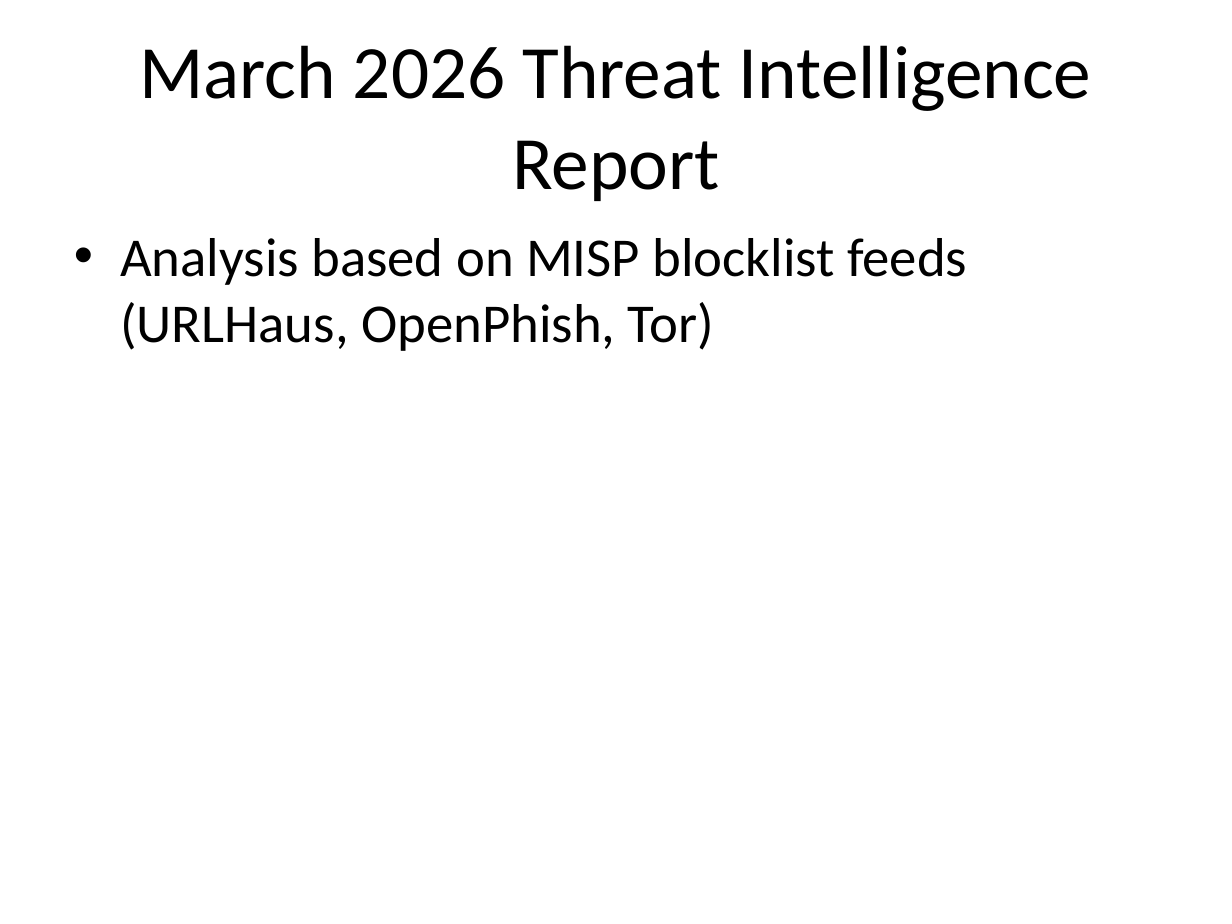
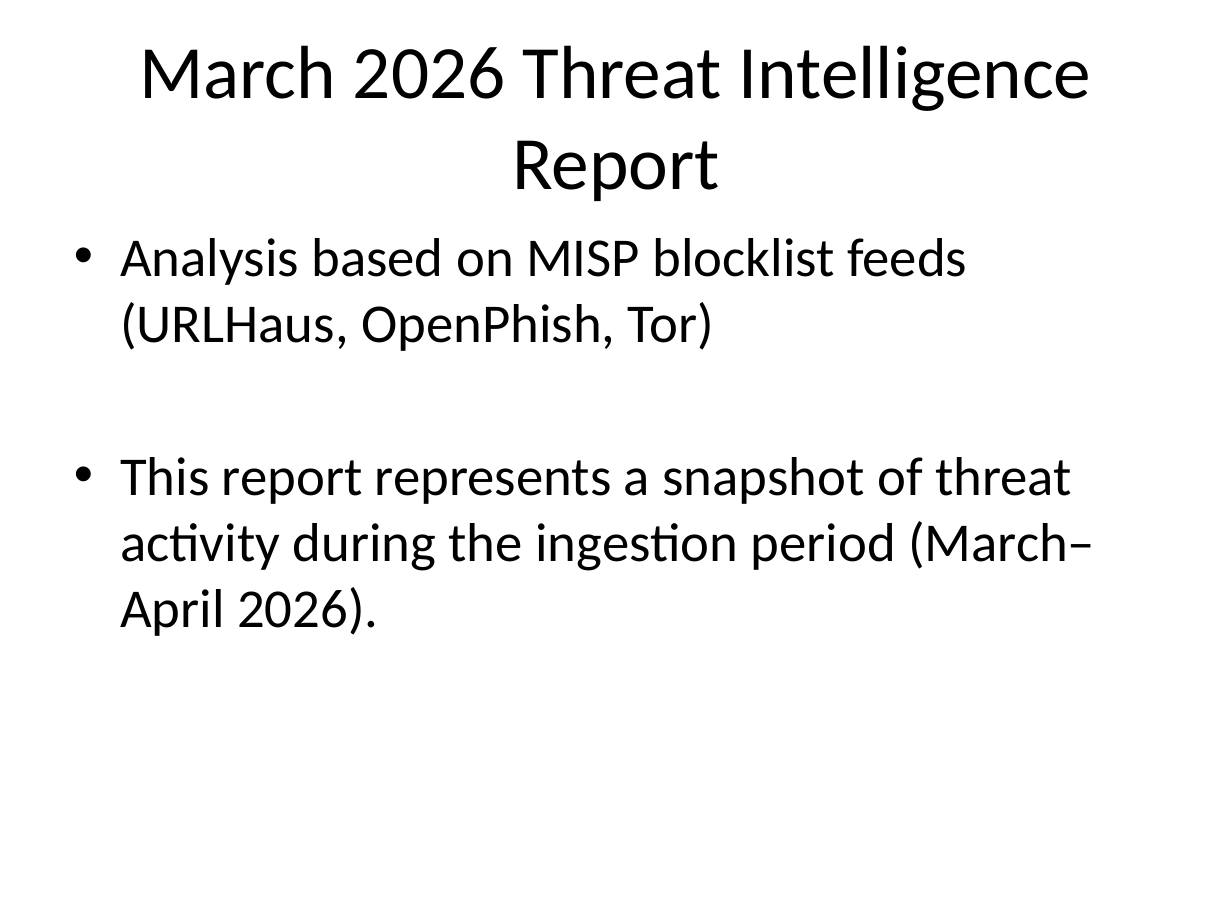
Before and after one commit to airlangga2403/tech-test-zentara, a slide deck: slide 1 of windows-x64/detect-eng-technical-test-windows-x64/threat-intel/Airlangga_ThreatIntel_Report_March2026.pptx. Drawn at 1232x924 pixels with LibreOffice and Linux fonts; fonts in the diff are those of the drawing. Boxes give left, top, right and bottom in pixels: in the first picture for what was removed or moved away, otherwise in the second. Text is boxed around its words. In the diff, an @@ line names an element or a change of style, - is before the commit and + after.

Commit message:
Add Folder Thread Intel, kelupaan

```diff
--- a/windows-x64/detect-eng-technical-test-windows-x64/threat-intel/Airlangga_ThreatIntel_Report_March2026.pptx
+++ b/windows-x64/detect-eng-technical-test-windows-x64/threat-intel/Airlangga_ThreatIntel_Report_March2026.pptx
@@ text at bbox=[120, 457, 1095, 636]: paragraph added @@
+• This report represents a snapshot of threat activity during the ingestion period (March–April 2026).
```
Also in this commit, not shown: 5 other slides changed, 3 slides added, 1 slide removed, 1 other file.
